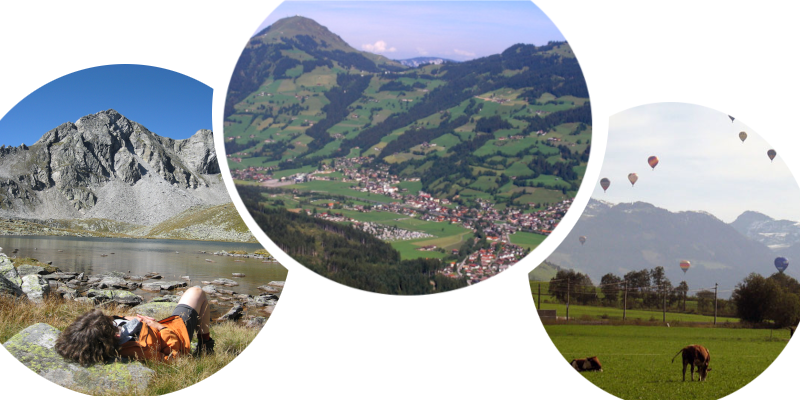
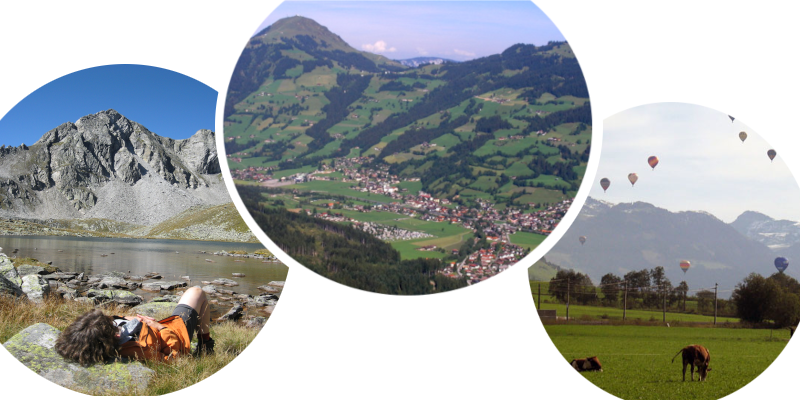
Before/after of a (800, 400) layered artwork. What changed in the layer stack:
painted on "Eingefügte Ebene #1" over bbox(212, 88, 290, 271)
painted on "Eingefügte Ebene #2" over bbox(527, 117, 609, 274)
